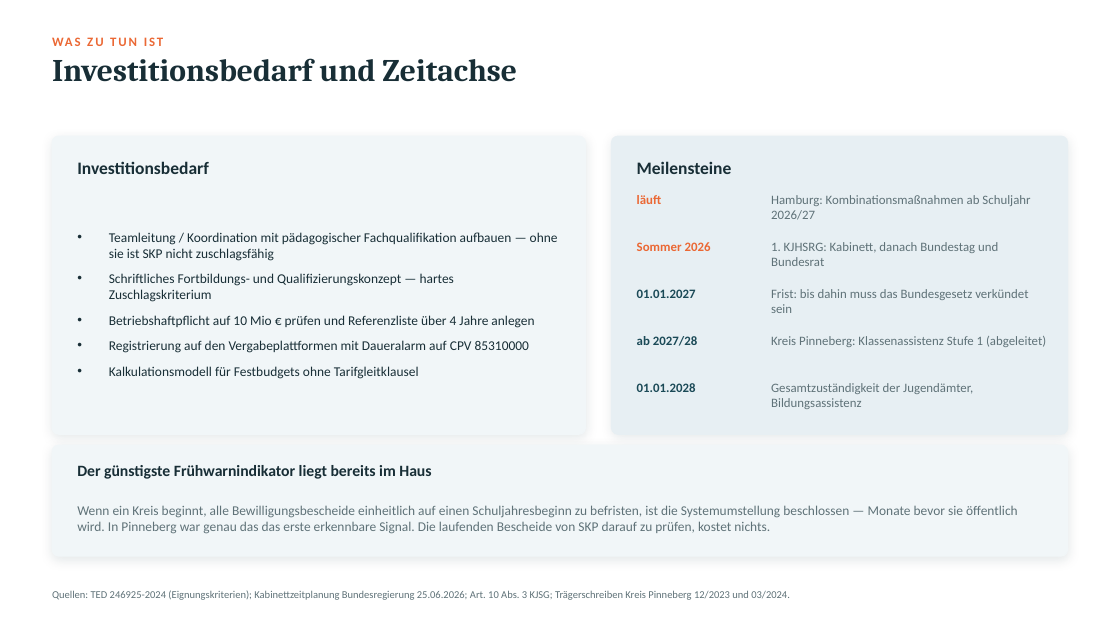
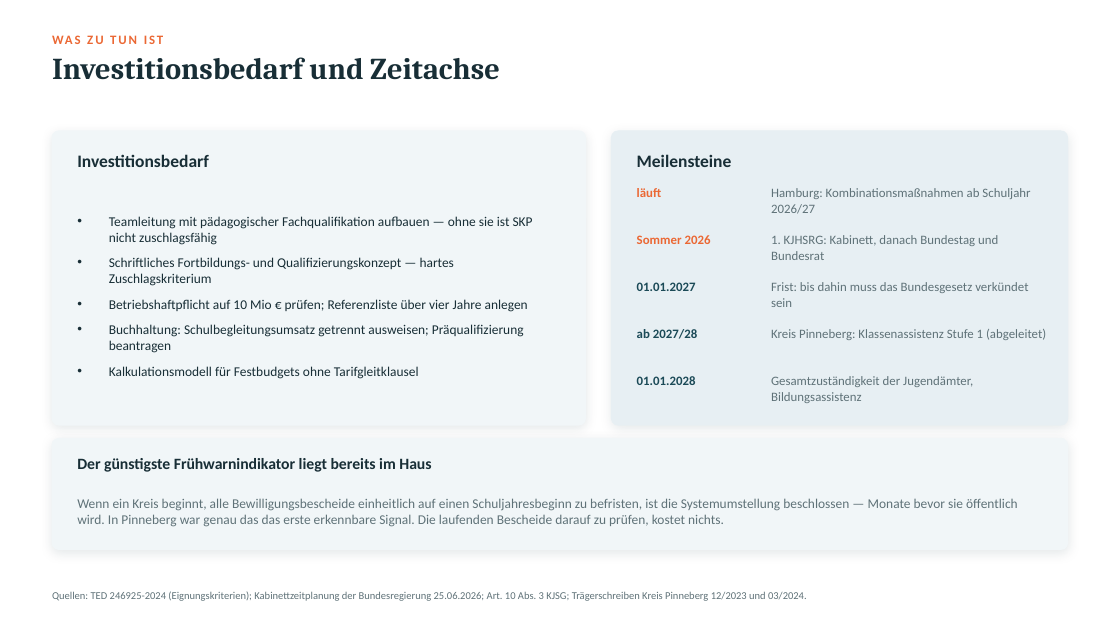
Before and after one commit to findingNemo0o0/repository, a slide deck: slide 13 of praesentation/SKP-Marktanalyse-Schulbegleitung.pptx (slide 12 before the commit). Drawn at 1120x630 pixels with LibreOffice and Linux fonts; fonts in the diff are those of the drawing. Boxes give left, top, right and bottom in pixels: in the first picture for what was removed or moved away, otherwise in the second. Text is boxed around its words. In the diff, an @@ line names an element or a change of style, - is before the commit and + after.

```diff
--- a/praesentation/SKP-Marktanalyse-Schulbegleitung.pptx
+++ b/praesentation/SKP-Marktanalyse-Schulbegleitung.pptx
@@ text "Investitionsbedarf und Zeitachse" at bbox=[52, 57, 500, 80]: size 27 to 26 pt @@
@@ rounded rectangle: place and size @@
-rounded rectangle at bbox=[52, 136, 586, 434]
+rounded rectangle at bbox=[52, 131, 586, 425]
@@ rounded rectangle: place and size @@
-rounded rectangle at bbox=[612, 136, 1068, 434]
+rounded rectangle at bbox=[612, 131, 1068, 425]
@@ text at bbox=[109, 216, 533, 245]: text changed @@
-• Teamleitung / Koordination mit pädagogischer Fachqualifikation aufbauen — ohne sie ist SKP nicht zuschlagsfähig
+• Teamleitung mit pädagogischer Fachqualifikation aufbauen — ohne sie ist SKP nicht zuschlagsfähig
@@ text at bbox=[109, 299, 528, 353]: text changed @@
-• Betriebshaftpflicht auf 10 Mio € prüfen und Referenzliste über 4 Jahre anlegen
-• Registrierung auf den Vergabeplattformen mit Daueralarm auf CPV 85310000
+• Betriebshaftpflicht auf 10 Mio € prüfen; Referenzliste über vier Jahre anlegen
+• Buchhaltung: Schulbegleitungsumsatz getrennt ausweisen; Präqualifizierung beantragen
@@ 14 texts, 1 rounded rectangle: place and size @@
-14 texts, 1 rounded rectangle at bbox=[52, 161, 1068, 556]
+14 texts, 1 rounded rectangle at bbox=[52, 154, 1068, 549]
@@ text at bbox=[77, 498, 1018, 527]: text changed @@
-Wenn ein Kreis beginnt, alle Bewilligungsbescheide einheitlich auf einen Schuljahresbeginn zu befristen, ist die Systemumstellung beschlossen — Monate bevor sie öffentlich wird. In Pinneberg war genau das das erste erkennbare Signal. Die laufenden Bescheide von SKP darauf zu prüfen, kostet nichts.
+Wenn ein Kreis beginnt, alle Bewilligungsbescheide einheitlich auf einen Schuljahresbeginn zu befristen, ist die Systemumstellung beschlossen — Monate bevor sie öffentlich wird. In Pinneberg war genau das das erste erkennbare Signal. Die laufenden Bescheide darauf zu prüfen, kostet nichts.
@@ text at bbox=[52, 591, 807, 601]: text changed @@
-Quellen: TED 246925-2024 (Eignungskriterien); Kabinettzeitplanung Bundesregierung 25.06.2026; Art. 10 Abs. 3 KJSG; Trägerschreiben Kreis Pinneberg 12/2023 und 03/2024.
+Quellen: TED 246925-2024 (Eignungskriterien); Kabinettzeitplanung der Bundesregierung 25.06.2026; Art. 10 Abs. 3 KJSG; Trägerschreiben Kreis Pinneberg 12/2023 und 03/2024.
```
Also in this commit, not shown: 11 other slides changed, 7 slides added, 1 slide removed, 2 other files.
